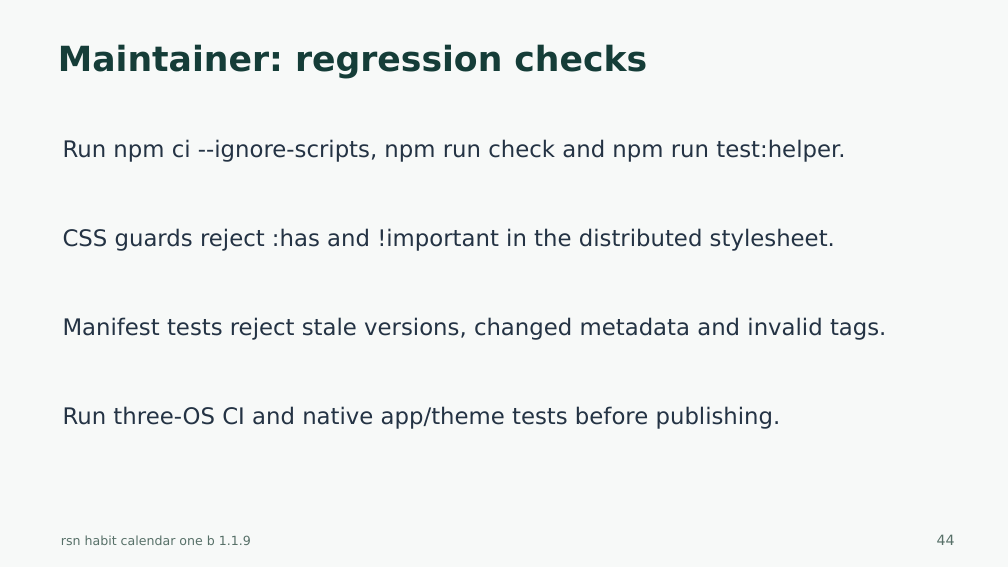
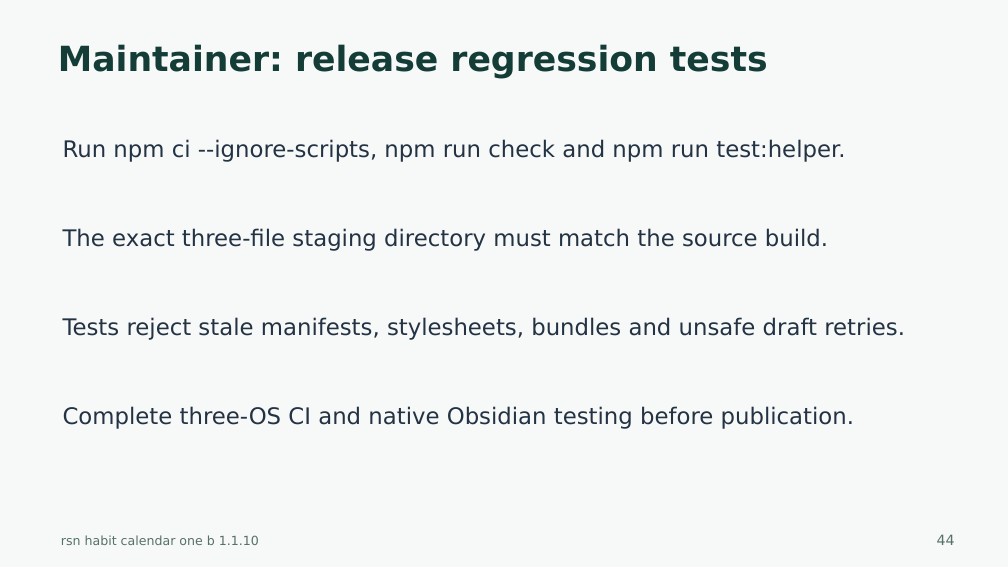
Before and after one commit to harharhari/rsn-habit-tracker-obsidian-plugin, a slide deck: slide 44 of docs/rsn-habit-calendar-one-b-tutorial.pptx. Drawn at 1008x567 pixels with LibreOffice and Linux fonts; fonts in the diff are those of the drawing. Boxes give left, top, right and bottom in pixels: in the first picture for what was removed or moved away, otherwise in the second. Text is boxed around its words. In the diff, an @@ line names an element or a change of style, - is before the commit and + after.

Commit message:
1. Minor modifications including Github 2. Habit Tracker Obsidian Version 1.1.10 3. as on 2026-10-27

```diff
--- a/docs/rsn-habit-calendar-one-b-tutorial.pptx
+++ b/docs/rsn-habit-calendar-one-b-tutorial.pptx
@@ text at <box>58,44,768,78</box>: text changed @@
-Maintainer: regression checks
+Maintainer: release regression tests
@@ text at <box>63,228,828,251</box>: text changed @@
-CSS guards reject :has and !important in the distributed stylesheet.
+The exact three-file staging directory must match the source build.
@@ text at <box>63,317,905,340</box>: text changed @@
-Manifest tests reject stale versions, changed metadata and invalid tags.
+Tests reject stale manifests, stylesheets, bundles and unsafe draft retries.
@@ text at <box>63,406,854,429</box>: text changed @@
-Run three-OS CI and native app/theme tests before publishing.
+Complete three-OS CI and native Obsidian testing before publication.
@@ text at <box>61,535,259,545</box>: text changed @@
-rsn habit calendar one b 1.1.9
+rsn habit calendar one b 1.1.10
```
Also in this commit, not shown: 44 other slides changed, 34 other files.
